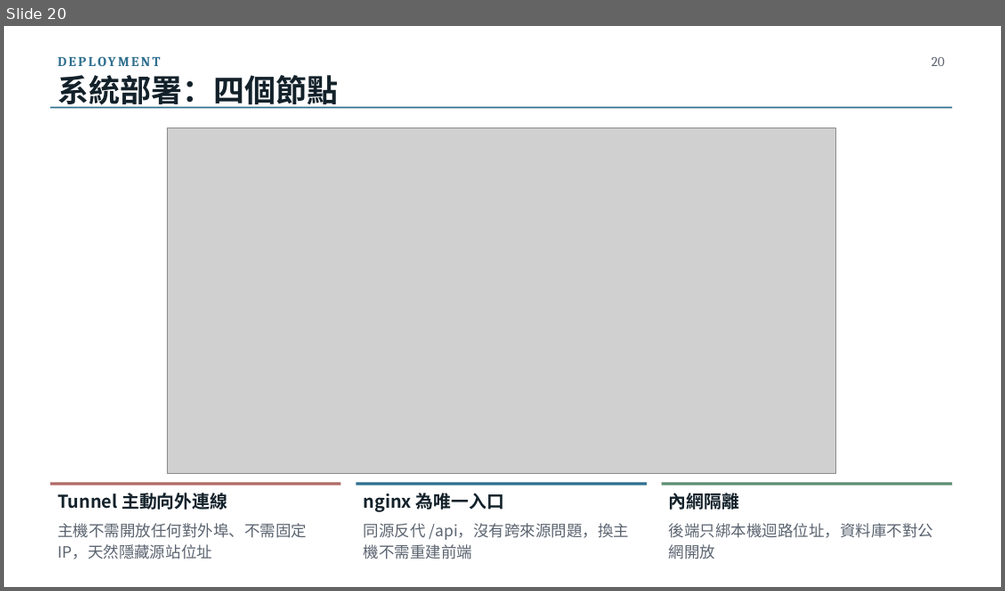
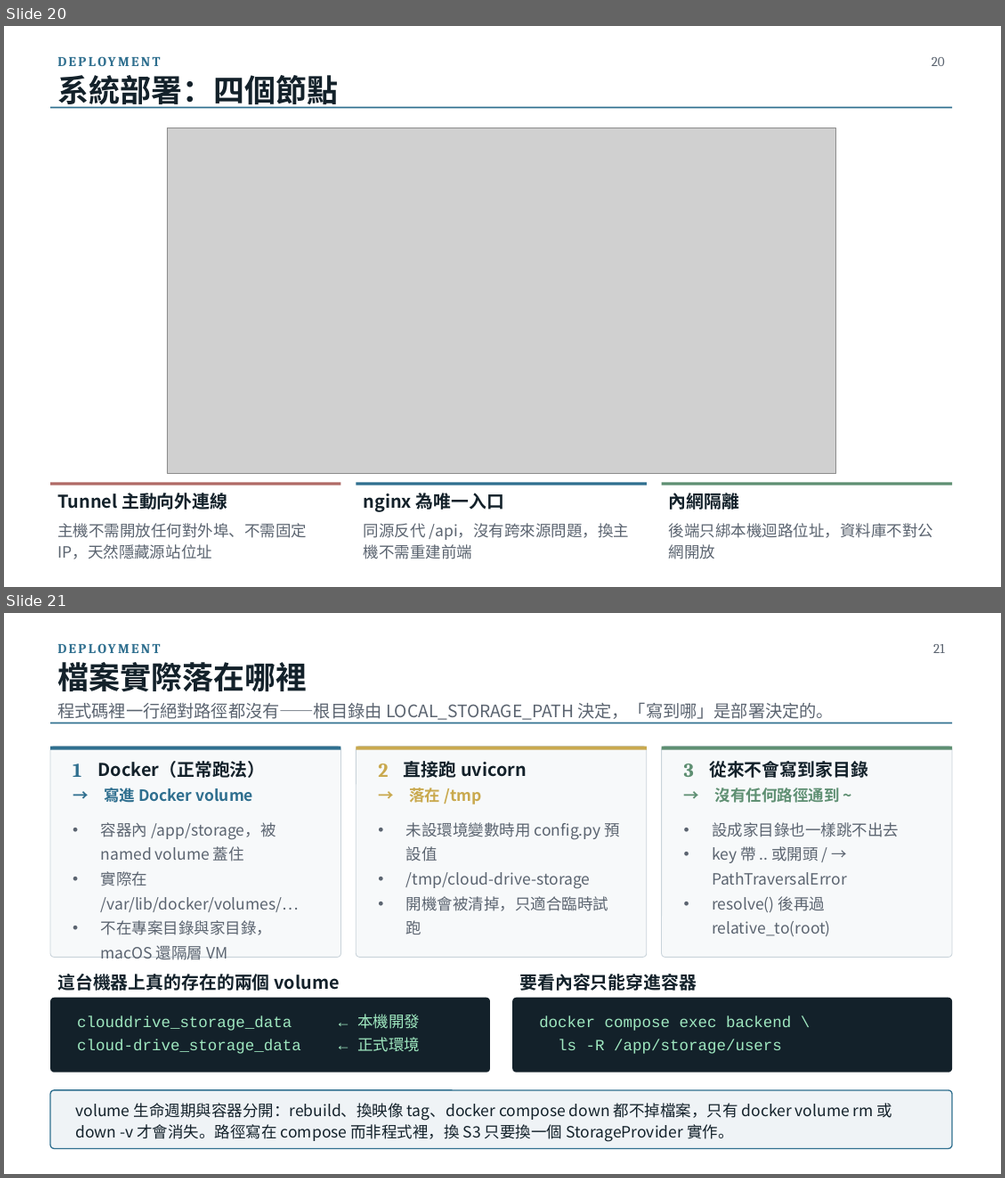
Before and after one commit to billwu101/CloudDrive, a slide deck: doc/ppt/CloudDrive_專題報告_v3.0.pptx. Shown one above the other, each under a label of ours: slide 20 before the commit, slides 20 and 21 after it. The pictures are 1005x591 and 1005x1178 pixels, drawn with LibreOffice and Linux fonts; fonts in the diff are those of the drawing; grey boxes stand for pictures. Boxes give left, top, right and bottom in pixels: in the first picture for what was removed or moved away, otherwise in the second. Text is boxed around its words. In the diff, an @@ line names an element or a change of style, - is before the commit and + after.

```diff
--- a/doc/ppt/CloudDrive_專題報告_v3.0.pptx
+++ b/doc/ppt/CloudDrive_專題報告_v3.0.pptx
@@ slide 21 added at (4, 613, 1001, 1174), background #FFFFFF @@
@@ text added at (50, 639, 604, 657), 13 pt, text #2F6F8F, bold @@
+DEPLOYMENT
@@ text added at (57, 662, 307, 692), 30 pt, text #13212A, bold @@
+檔案實際落在哪裡
@@ text added at (933, 644, 945, 653), 13 pt, text #5B6470 @@
+21
@@ text added at (57, 702, 833, 722), 16.5 pt, text #5B6470 @@
+程式碼裡一行絕對路徑都沒有——根目錄由 LOCAL_STORAGE_PATH 決定，「寫到哪」是部署決定的。
@@ rectangle added at (50, 722, 952, 723), fill #2F6F8F @@
@@ rounded rectangle added at (50, 747, 341, 957), fill #F7F9FA, outline #C9D3DA 0.75 pt @@
@@ rectangle added at (50, 747, 341, 750), fill #2F6F8F @@
@@ text added at (73, 763, 81, 777), 19 pt, text #2F6F8F, bold @@
+1
@@ text added at (98, 761, 266, 778), 17 pt, text #13212A, bold @@
+Docker（正常跑法）
@@ rounded rectangle added at (356, 747, 647, 957), fill #F7F9FA, outline #C9D3DA 0.75 pt @@
@@ rectangle added at (356, 747, 647, 750), fill #C9A94E @@
@@ text added at (378, 763, 388, 777), 19 pt, text #C9A94E, bold @@
+2
@@ text added at (404, 761, 526, 778), 17 pt, text #13212A, bold @@
+直接跑 uvicorn
@@ rounded rectangle added at (662, 747, 952, 957), fill #F7F9FA, outline #C9D3DA 0.75 pt @@
@@ rectangle added at (662, 747, 952, 750), fill #5E8F72 @@
@@ text added at (684, 763, 694, 777), 19 pt, text #5E8F72, bold @@
+3
@@ text added at (709, 761, 868, 778), 17 pt, text #13212A, bold @@
+從來不會寫到家目錄
@@ text added at (104, 787, 254, 803), 15 pt, text #2F6F8F, bold @@
+→ 寫進 Docker volume
@@ text added at (409, 787, 481, 804), 15 pt, text #C9A94E, bold @@
+→ 落在 /tmp
@@ text added at (715, 787, 840, 803), 15 pt, text #5E8F72, bold @@
+→ 沒有任何路徑通到 ~
@@ text added at (101, 822, 299, 960), 15 pt, text #5B6470 @@
+• 容器內 /app/storage，被 named volume 蓋住
+• 實際在 /var/lib/docker/volumes/…
+• 不在專案目錄與家目錄，macOS 還隔層 VM
@@ text added at (406, 822, 620, 934), 15 pt, text #5B6470 @@
+• 未設環境變數時用 config.py 預設值
+• /tmp/cloud-drive-storage
+• 開機會被清掉，只適合臨時試跑
@@ text added at (712, 822, 898, 936), 15 pt, text #5B6470 @@
+• 設成家目錄也一樣跳不出去
+• key 帶 .. 或開頭 / → PathTraversalError
+• resolve() 後再過 relative_to(root)
@@ text added at (57, 973, 339, 990), 17 pt, text #13212A, bold @@
+這台機器上真的存在的兩個 volume
@@ text added at (519, 973, 696, 990), 17 pt, text #13212A, bold @@
+要看內容只能穿進容器
@@ rounded rectangle added at (50, 997, 490, 1072), fill #13212A @@
@@ rounded rectangle added at (512, 997, 952, 1072), fill #13212A @@
@@ text added at (77, 1013, 420, 1054), 15 pt, text #9FE8C0 @@
+clouddrive_storage_data ← 本機開發
+cloud-drive_storage_data ← 正式環境
@@ text added at (539, 1016, 791, 1054), 15 pt, text #9FE8C0 @@
+docker compose exec backend \
+ls -R /app/storage/users
@@ rounded rectangle added at (50, 1090, 952, 1149), fill #EFF3F6, outline #2F6F8F 1.1 pt @@
@@ text added at (75, 1103, 892, 1142), 15 pt, text #13212A @@
+volume 生命週期與容器分開：rebuild、換映像 tag、docker compose down 都不掉檔案，只有 docker volume rm 或 down -v 才會消失。路徑寫在 compose 而非程式裡，換 S3 只要換一個 StorageProvider 實作。
```
Also in this commit, not shown: 12 slides changed, 3 other files.
